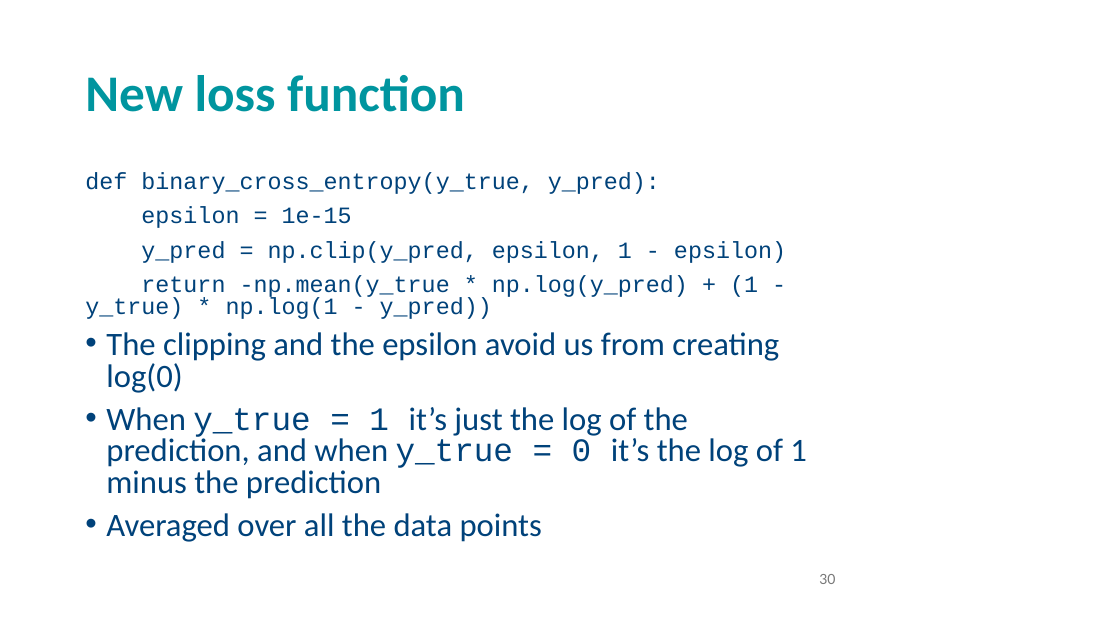
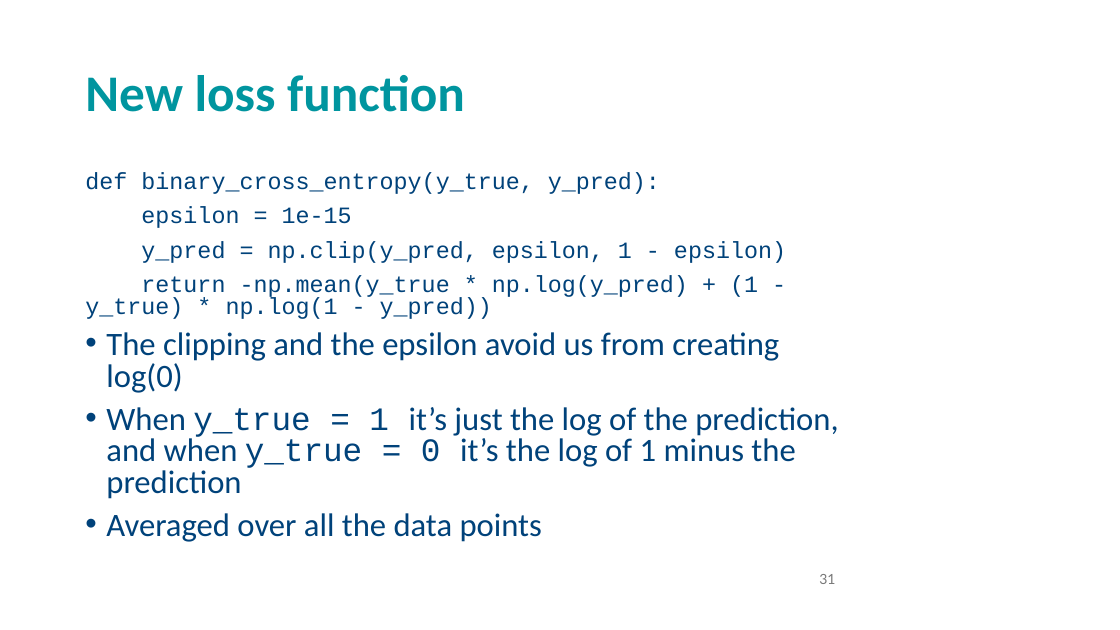
Before and after one commit to andrewcparnell/STAT41130, a slide deck: slide 31 of slides/day 1/D1C1_LR_NNs.pptx (slide 30 before the commit). Drawn at 1120x630 pixels with LibreOffice and Linux fonts; fonts in the diff are those of the drawing; background and template pictures are left out. Boxes give left, top, right and bottom in pixels: in the first picture for what was removed or moved away, otherwise in the second. Text is boxed around its words. In the diff, an @@ line names an element or a change of style, - is before the commit and + after.

```diff
--- a/slides/day 1/D1C1_LR_NNs.pptx
+++ b/slides/day 1/D1C1_LR_NNs.pptx
@@ text "def binary_cross_entropy(y_true, y_pred):" rewrapped from (85,172,807,542) to (85,172,838,542) @@
@@ page number at (819,574,835,584): text changed @@
-30
+31
```
Also in this commit, not shown: 9 other slides changed, 1 slide added, 1 other file.
